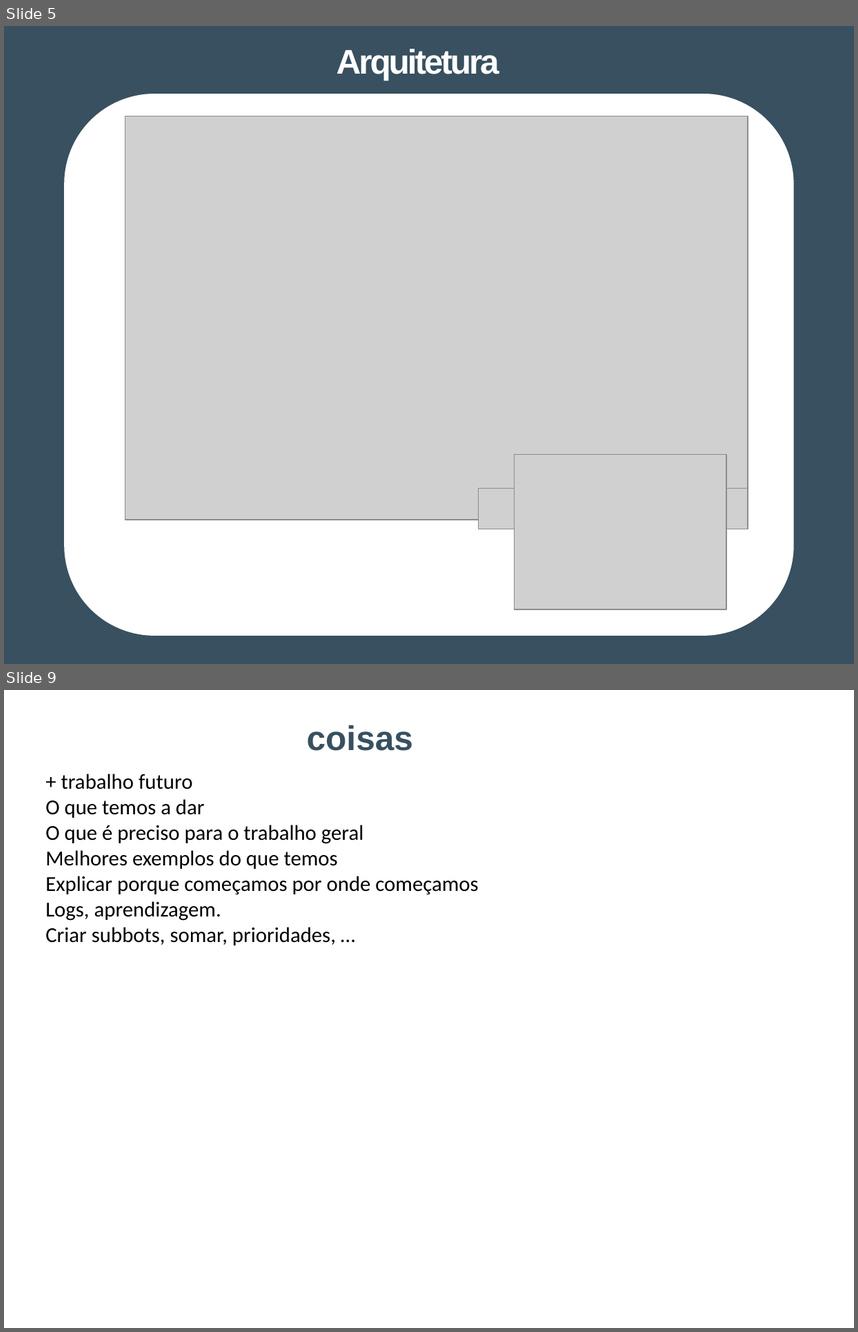
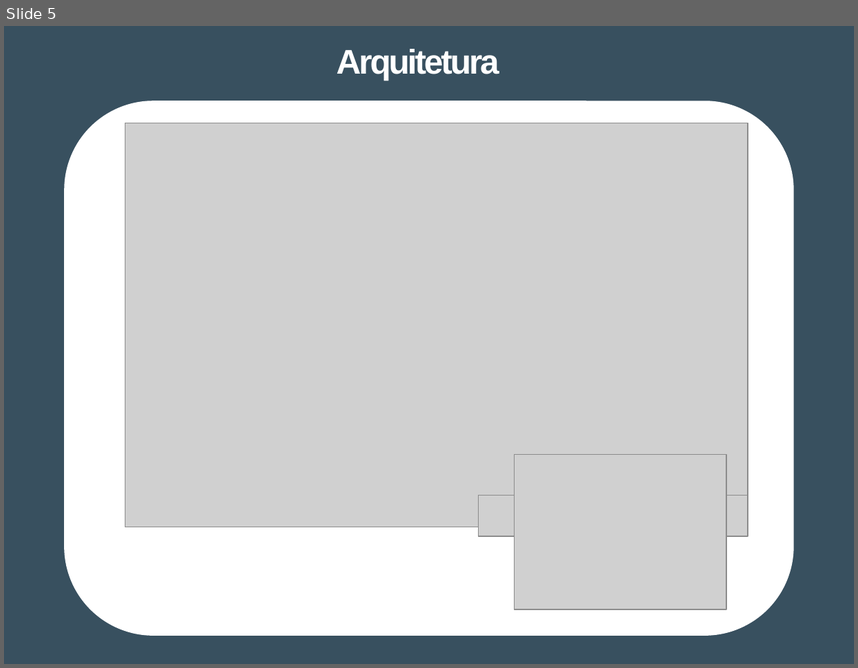
Before and after one commit to Tibblue/PLC, a slide deck: LEI/apresentações/apresLEI_raul.pptx. Shown one above the other, each under a label of ours: slides 5 and 9 before the commit, slide 5 after it; the slides between them are not shown. The pictures are 858x1332 and 858x668 pixels, drawn with LibreOffice and Linux fonts; fonts in the diff are those of the drawing; grey boxes stand for pictures. Boxes give left, top, right and bottom in pixels: in the first picture for what was removed or moved away, otherwise in the second. Text is boxed around its words. In the diff, an @@ line names an element or a change of style, - is before the commit and + after.

```diff
--- a/LEI/apresentações/apresLEI_raul.pptx
+++ b/LEI/apresentações/apresLEI_raul.pptx
@@ slide 9 removed at (x1=4, y1=690, x2=854, y2=1328), background #FFFFFF @@
@@ title removed at (x1=307, y1=725, x2=413, y2=751) @@
-coisas
@@ text removed at (x1=45, y1=773, x2=478, y2=945) @@
-+ trabalho futuro
-O que temos a dar
-O que é preciso para o trabalho geral
-Melhores exemplos do que temos
-Explicar porque começamos por onde começamos
-Logs, aprendizagem.
-Criar subbots, somar, prioridades, …
@@ slide 5 changed as well @@
@@ rounded rectangle resized from (x1=64, y1=94, x2=794, y2=635) to (x1=64, y1=101, x2=794, y2=635) @@
@@ picture moved from (x1=125, y1=116, x2=748, y2=519) to (x1=125, y1=123, x2=748, y2=526) @@
@@ picture moved from (x1=478, y1=488, x2=748, y2=528) to (x1=478, y1=495, x2=748, y2=536) @@
```
Also in this commit, not shown: 5 other slides changed, 4 slides added, 2 other slides removed.
